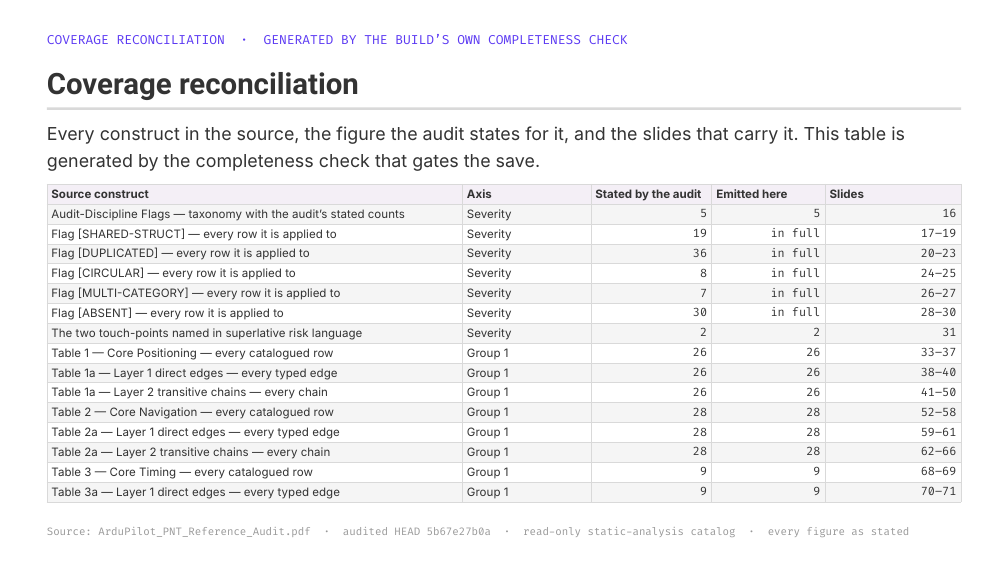
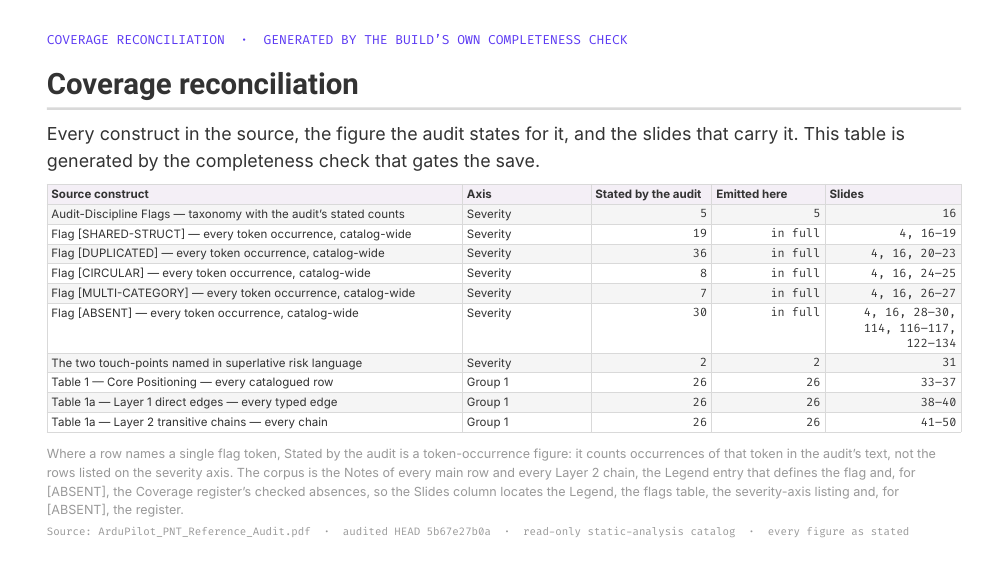
Before and after one commit to blitzy-public-samples/ardupilot-blitzy, a slide deck: slide 136 of blitzy/presentations/ArduPilot_PNT_Reference_Audit_Full_Findings.pptx. Drawn at 1008x567 pixels with LibreOffice and Linux fonts; fonts in the diff are those of the drawing. Boxes give left, top, right and bottom in pixels: in the first picture for what was removed or moved away, otherwise in the second. Text is boxed around its words. In the diff, an @@ line names an element or a change of style, - is before the commit and + after.

```diff
--- a/blitzy/presentations/ArduPilot_PNT_Reference_Audit_Full_Findings.pptx
+++ b/blitzy/presentations/ArduPilot_PNT_Reference_Audit_Full_Findings.pptx
@@ table at (x1=47, y1=185, x2=962, y2=433) @@
-row 3, column 1: Flag [SHARED-STRUCT] — every row it is applied to
+row 3, column 1: Flag [SHARED-STRUCT] — every token occurrence, catalog-wide
-row 3, column 5: 17–19
+row 3, column 5: 4, 16–19
-row 4, column 1: Flag [DUPLICATED] — every row it is applied to
+row 4, column 1: Flag [DUPLICATED] — every token occurrence, catalog-wide
-row 4, column 5: 20–23
+row 4, column 5: 4, 16, 20–23
-row 5, column 1: Flag [CIRCULAR] — every row it is applied to
+row 5, column 1: Flag [CIRCULAR] — every token occurrence, catalog-wide
-row 5, column 5: 24–25
+row 5, column 5: 4, 16, 24–25
-row 6, column 1: Flag [MULTI-CATEGORY] — every row it is applied to
+row 6, column 1: Flag [MULTI-CATEGORY] — every token occurrence, catalog-wide
-row 6, column 5: 26–27
+row 6, column 5: 4, 16, 26–27
-row 7, column 1: Flag [ABSENT] — every row it is applied to
+row 7, column 1: Flag [ABSENT] — every token occurrence, catalog-wide
-row 7, column 5: 28–30
+row 7, column 5: 4, 16, 28–30, 114, 116–117, 122–134
-row 12: Table 2 — Core Navigation — every catalogued row | Group 1 | 28 | 28 | 52–58
-row 13: Table 2a — Layer 1 direct edges — every typed edge | Group 1 | 28 | 28 | 59–61
-row 14: Table 2a — Layer 2 transitive chains — every chain | Group 1 | 28 | 28 | 62–66
-row 15: Table 3 — Core Timing — every catalogued row | Group 1 | 9 | 9 | 68–69
-row 16: Table 3a — Layer 1 direct edges — every typed edge | Group 1 | 9 | 9 | 70–71
@@ text added at (x1=47, y1=448, x2=936, y2=517), 12 pt, text #999999 @@
+Where a row names a single flag token, Stated by the audit is a token-occurrence figure: it counts occurrences of that token in the audit’s text, not the rows listed on the severity axis. The corpus is the Notes of every main row and every Layer 2 chain, the Legend entry that defines the flag and, for [ABSENT], the Coverage register’s checked absences, so the Slides column locates the Legend, the flags table, the severity-axis listing and, for [ABSENT], the register.
```
Also in this commit, not shown: 11 other slides changed.
